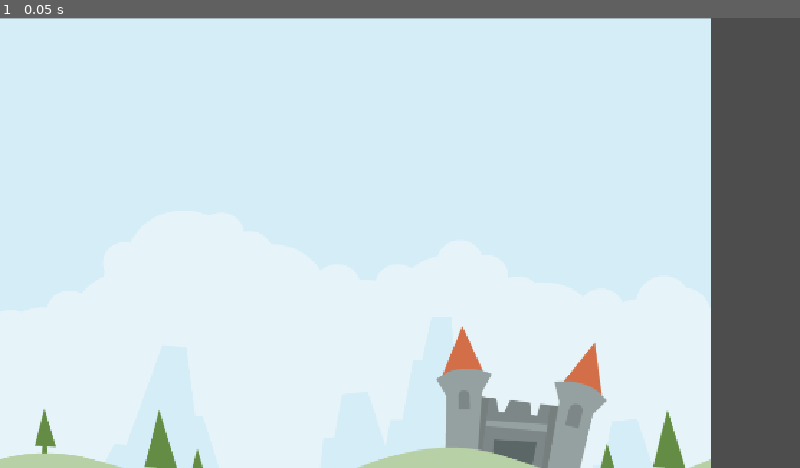
Above: before the commit, frame 1.
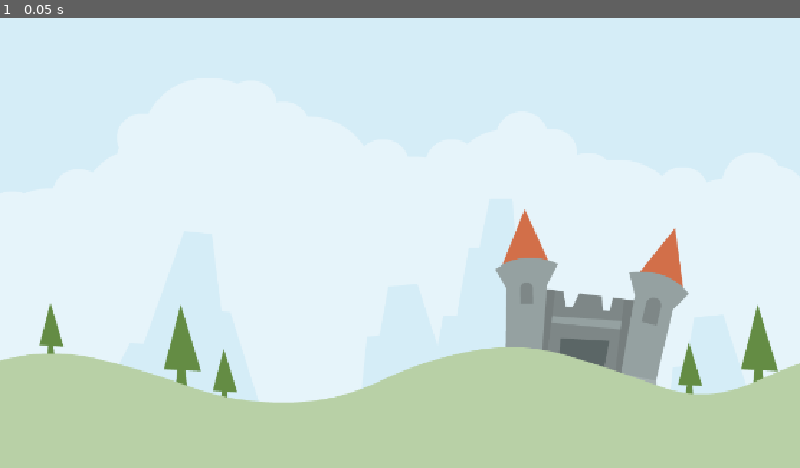
Above: after the commit, the same moment.

Repository: vivianamo/angry-animals
Game: Godot game, scene res://Scenes/LevelBase/level_base.tscn
The game is run twice, just before and just after one commit, with the same random seed, the same clock (stepped at 60 frames per second) and the same inputs. This scene is started directly instead of the project's main scene.
Inputs:
- Up to frame 1 (0.05 s): no input

The runs differ from the first frame. In frame 1, 34% of the frame differs, in the area x 0-100%, y 0-100%.

Commit message:
scaled up background in LevelBase

Diff:
--- a/Scenes/LevelBase/level_base.tscn
+++ b/Scenes/LevelBase/level_base.tscn
@@ -5,5 +5,7 @@
 [node name="LevelBase" type="Node" unique_id=565985264]
 
 [node name="Sprite2D" type="Sprite2D" parent="." unique_id=1333036121]
+position = Vector2(0, -228)
+scale = Vector2(1.135, 1.135)
 texture = ExtResource("1_fe7a1")
 centered = false
